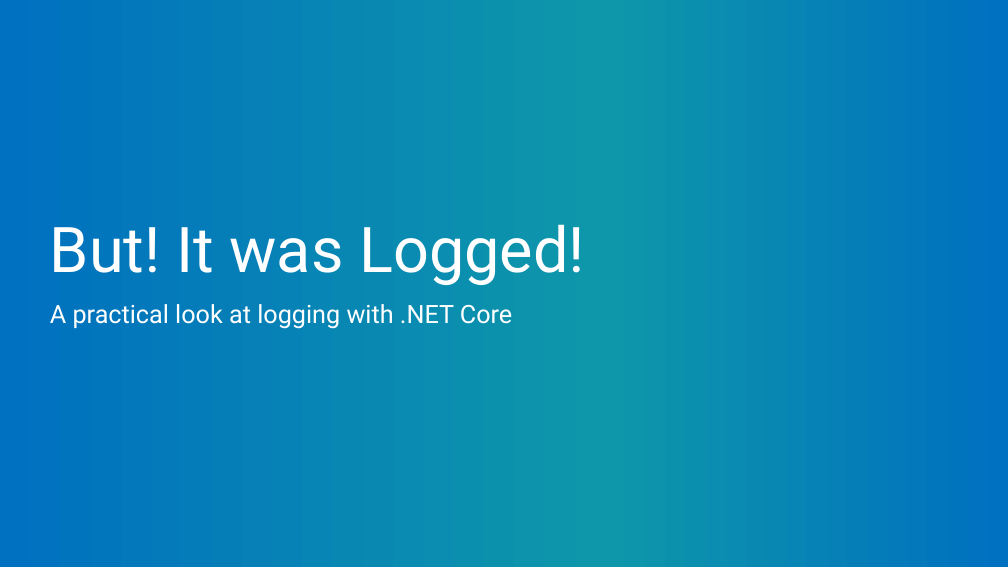
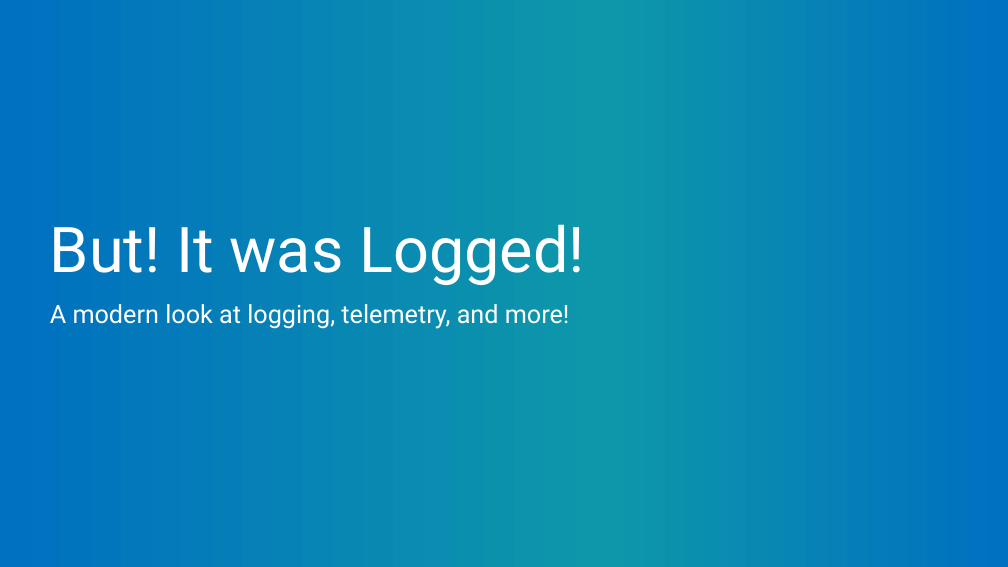
Before and after one commit to mitchelsellers/dotnetcoreloggingdemo, a slide deck: slide 1 of Presentation/But It Was Logged.pptx. Drawn at 1008x567 pixels with LibreOffice and Linux fonts; fonts in the diff are those of the drawing; background and template pictures are left out. Boxes give left, top, right and bottom in pixels: in the first picture for what was removed or moved away, otherwise in the second. Text is boxed around its words. In the diff, an @@ line names an element or a change of style, - is before the commit and + after.

```diff
--- a/Presentation/But It Was Logged.pptx
+++ b/Presentation/But It Was Logged.pptx
@@ subtitle at bbox=[50, 304, 570, 329]: text changed @@
-A practical look at logging with .NET Core
+A modern look at logging, telemetry, and more!
```
Also in this commit, not shown: 3 other slides changed.
